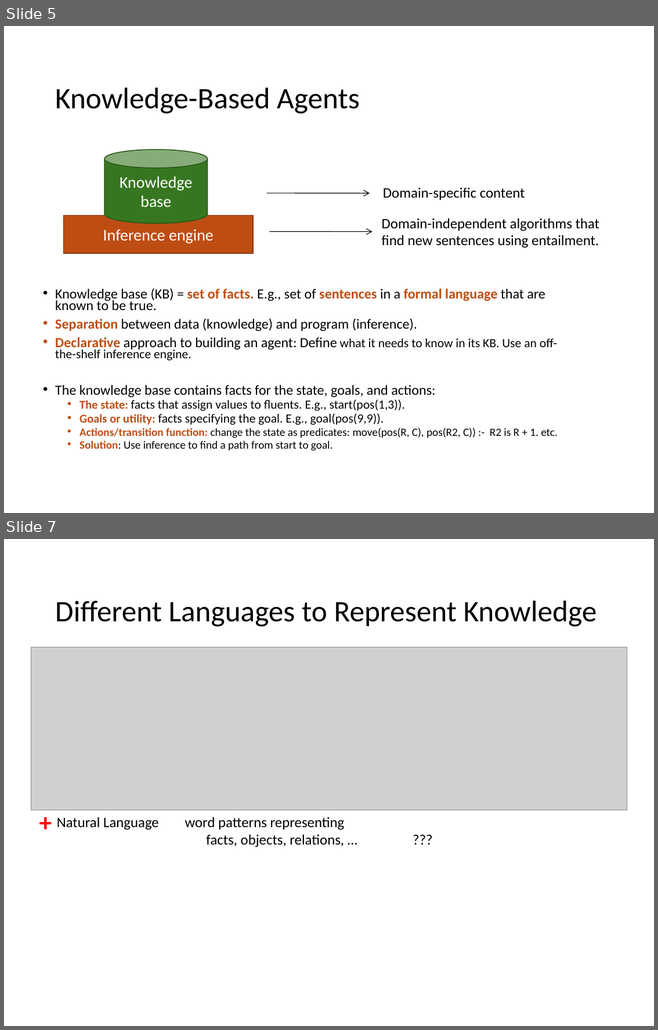
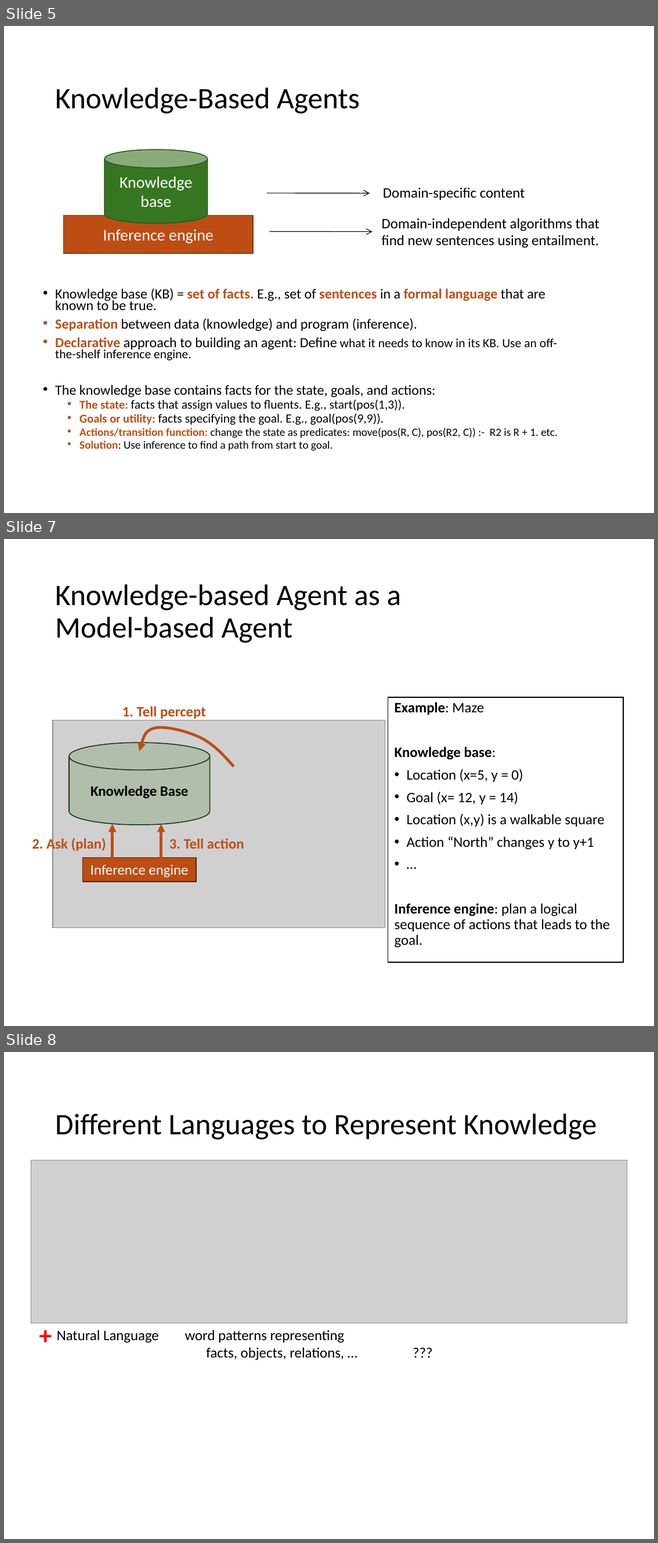
Before and after one commit to mhahsler/Introduction_to_Artificial_Intelligence, a slide deck: slides/07_knowledge-based.pptx. Shown one above the other, each under a label of ours: slides 5 and 7 before the commit, slides 5, 7 and 8 after it; the slides between them are not shown. The pictures are 658x1030 and 658x1543 pixels, drawn with LibreOffice and Linux fonts; fonts in the diff are those of the drawing; grey boxes stand for pictures. Boxes give left, top, right and bottom in pixels: in the first picture for what was removed or moved away, otherwise in the second. Text is boxed around its words. In the diff, an @@ line names an element or a change of style, - is before the commit and + after.

```diff
--- a/slides/07_knowledge-based.pptx
+++ b/slides/07_knowledge-based.pptx
@@ slide 7 added at (4, 539, 654, 1026), background #FFFFFF @@
@@ title added at (55, 584, 401, 643), 33 pt, text #000000 @@
+Knowledge-based Agent as a
+Model-based Agent
@@ text added at (388, 697, 623, 962), fill #FFFFFF, outline #000000 1 pt, 16 pt, text #000000 @@
+Example: Maze
+Knowledge base:
+• Location (x=5, y = 0)
+• Goal (x= 12, y = 14)
+• Location (x,y) is a walkable square
+• Action “North” changes y to y+1
+• …
+Inference engine: plan a logical sequence of actions that leads to the goal.
@@ group added at (32, 706, 384, 928): 3 texts, 2 arrows, 1 picture, 1 cylinder, 1 rectangle, 1 freeform shape @@
+Knowledge Base
+Inference engine
+1. Tell percept
+3. Tell action
+2. Ask (plan)
@@ what was slide 7 is now slide 8 @@
```
Also in this commit, not shown: 1 slide changed, 8 other files.
